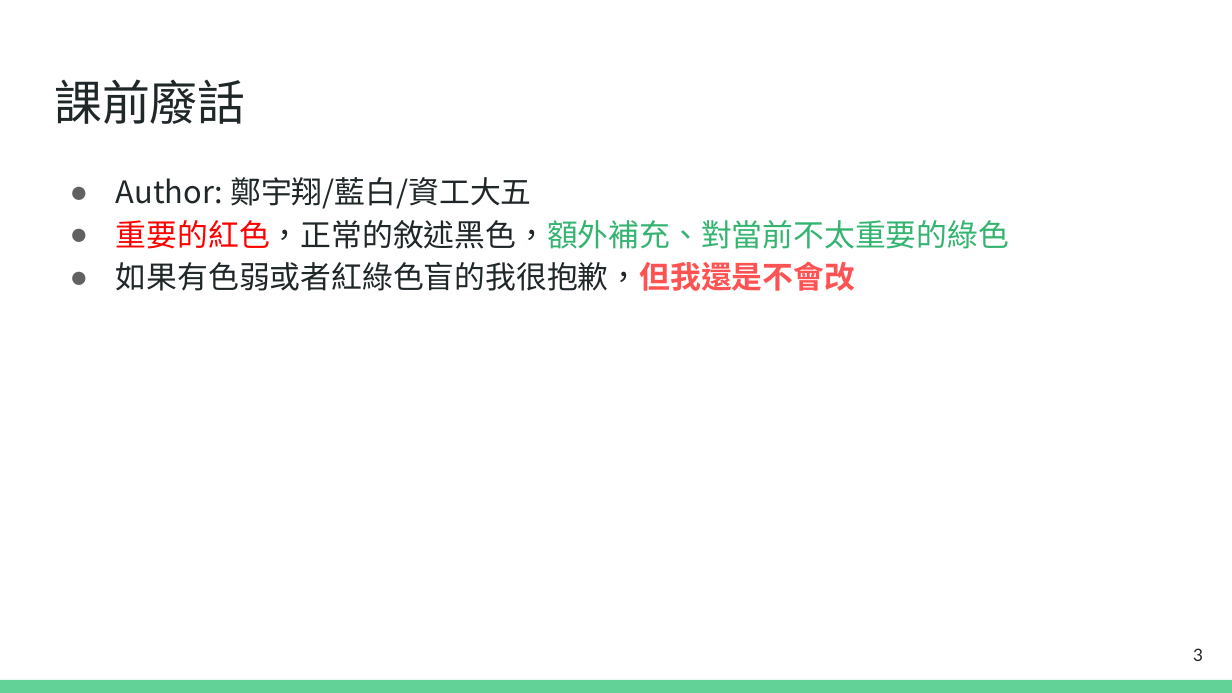
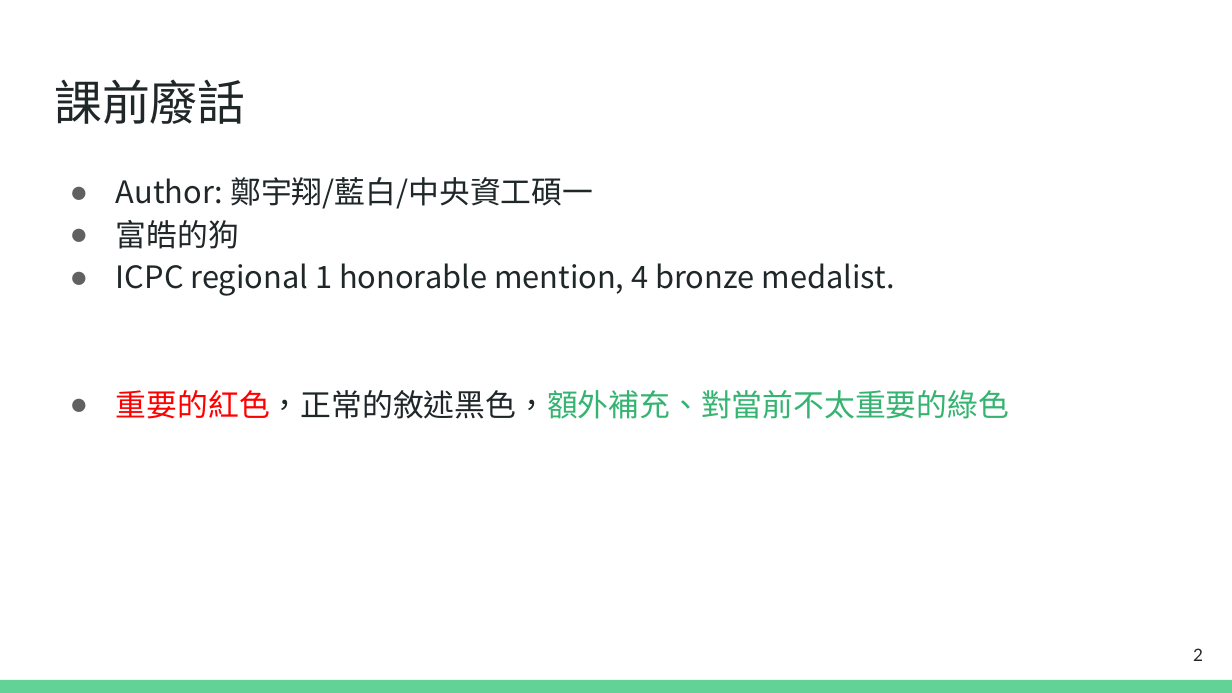
Before and after one commit to terry25031069/NTPU_codebook, a slide deck: slide 2 of tutorial/codebook_tutorial.pptx (slide 3 before the commit). Drawn at 1232x693 pixels with LibreOffice and Linux fonts; fonts in the diff are those of the drawing. Boxes give left, top, right and bottom in pixels: in the first picture for what was removed or moved away, otherwise in the second. Text is boxed around its words. In the diff, an @@ line names an element or a change of style, - is before the commit and + after.

```diff
--- a/tutorial/codebook_tutorial.pptx
+++ b/tutorial/codebook_tutorial.pptx
@@ text at (116, 177, 895, 296): text changed @@
-● Author: 鄭宇翔/藍白/資工大五
+● Author: 鄭宇翔/藍白/中央資工碩一
+● 富皓的狗
+● ICPC regional 1 honorable mention, 4 bronze medalist.
@@ text at (116, 262, 855, 291): paragraph removed @@
-● 如果有色弱或者紅綠色盲的我很抱歉，但我還是不會改
@@ page number at (1193, 648, 1203, 661): text changed @@
-3
+2
```
Also in this commit, not shown: 5 other slides changed, 3 slides added, 12 slides removed, 4 other files.
